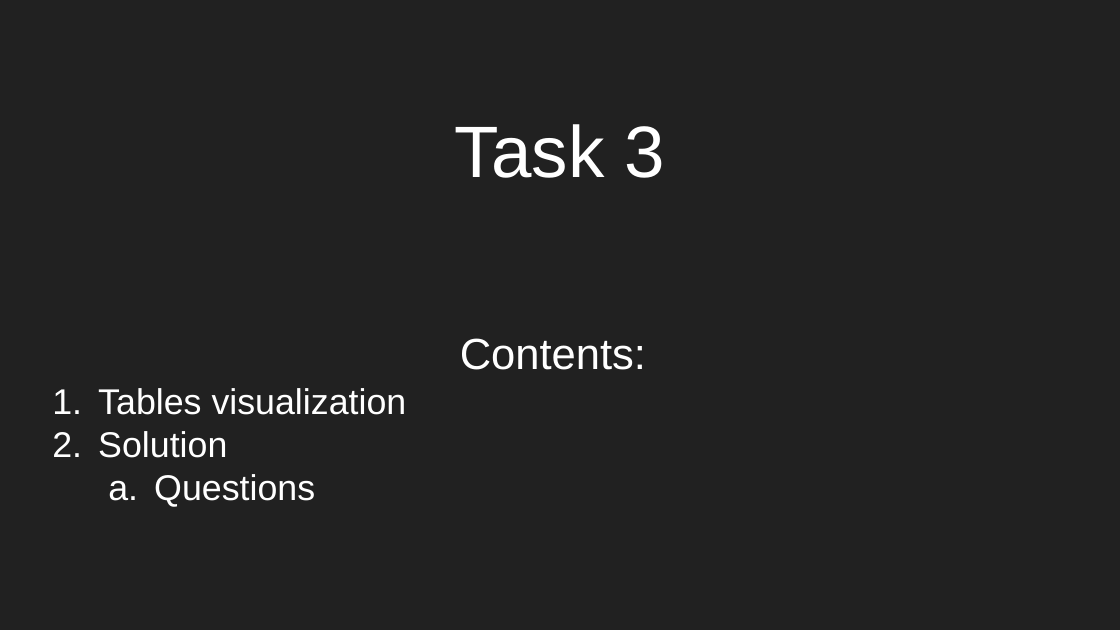
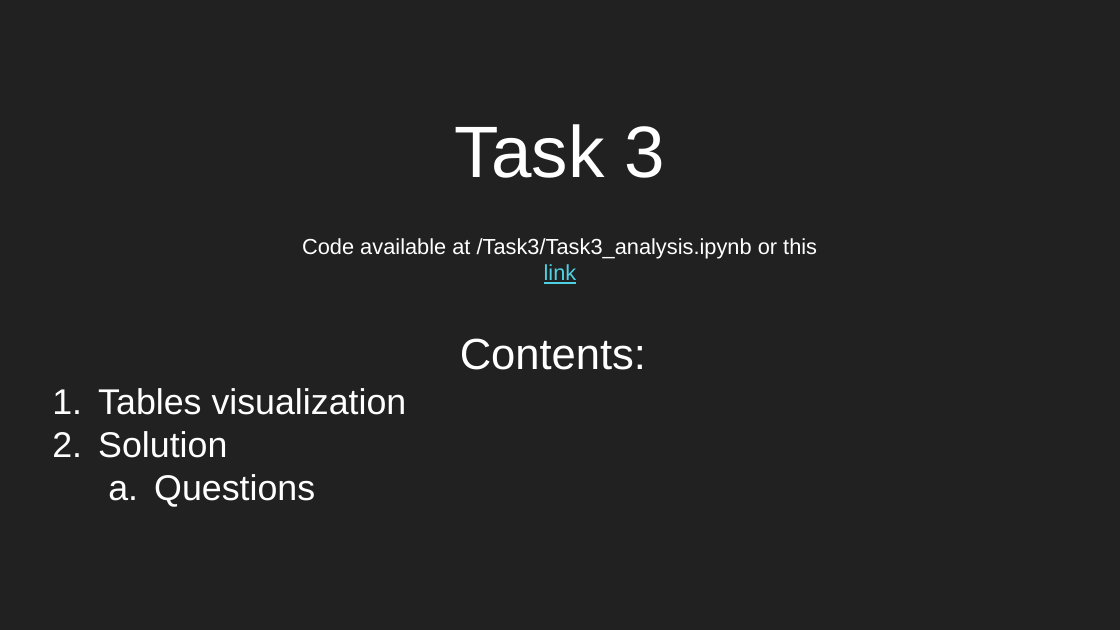
Before and after one commit to kiru883/A1_10_22, a slide deck: slide 1 of presentations/Task_3.pptx. Drawn at 1120x630 pixels with LibreOffice and Linux fonts; fonts in the diff are those of the drawing. Boxes give left, top, right and bottom in pixels: in the first picture for what was removed or moved away, otherwise in the second. Text is boxed around its words. In the diff, an @@ line names an element or a change of style, - is before the commit and + after.

```diff
--- a/presentations/Task_3.pptx
+++ b/presentations/Task_3.pptx
@@ text added at (x1=302, y1=238, x2=817, y2=284), 14 pt, text #FFFFFF @@
+Code available at /Task3/Task3_analysis.ipynb or this link
```
Also in this commit, not shown: 3 other files.
